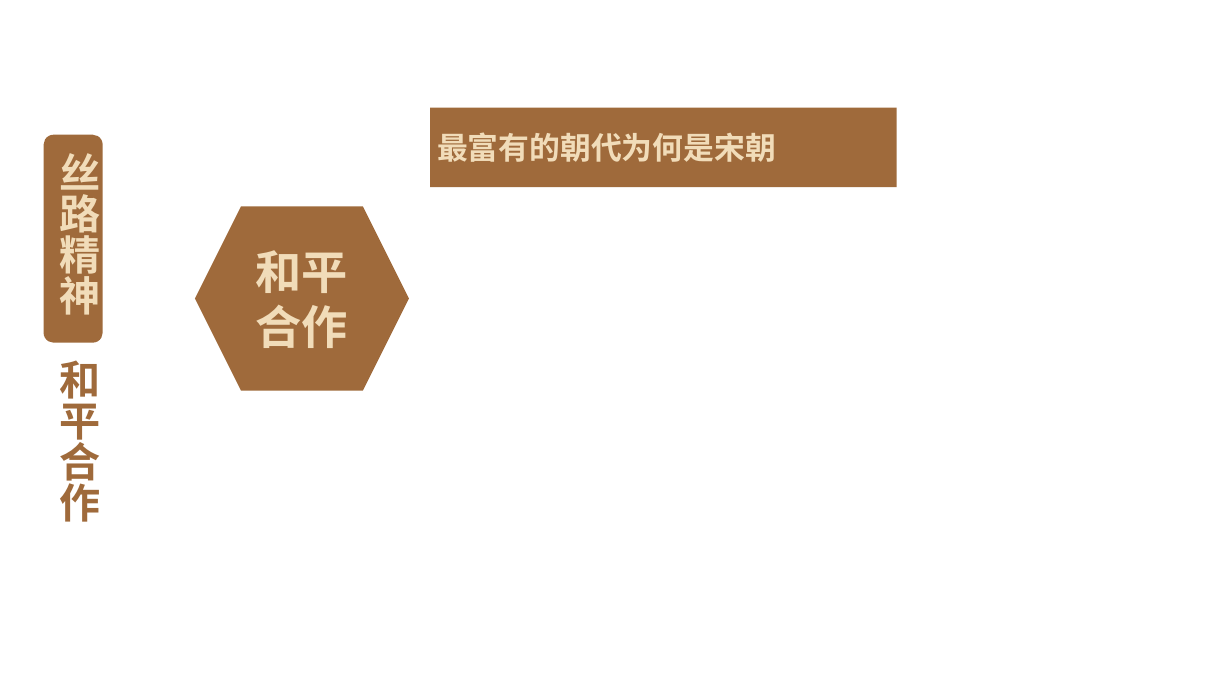
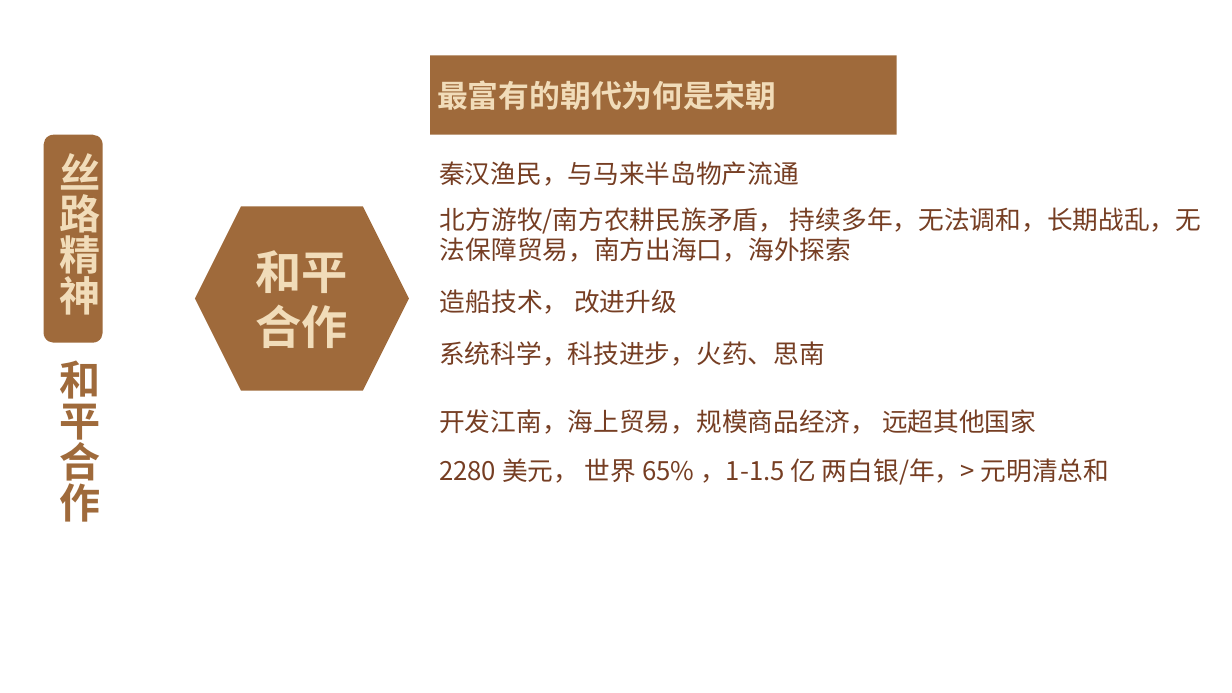
Before and after one commit to FredJiangFei/freetalk, a slide deck: slide 17 of 一带一路/一带一路 - 1.pptx (slide 22 before the commit). Drawn at 1232x693 pixels with LibreOffice and Linux fonts; fonts in the diff are those of the drawing; background and template pictures are left out. Boxes give left, top, right and bottom in pixels: in the first picture for what was removed or moved away, otherwise in the second. Text is boxed around its words. In the diff, an @@ line names an element or a change of style, - is before the commit and + after.

```diff
--- a/一带一路/一带一路 - 1.pptx
+++ b/一带一路/一带一路 - 1.pptx
@@ rectangle "最富有的朝代为何是宋朝": place and size @@
-rectangle "最富有的朝代为何是宋朝" at (431, 108, 897, 188)
+rectangle "最富有的朝代为何是宋朝" at (431, 55, 897, 135)
@@ text added at (439, 161, 799, 186), 20 pt, text #763E23 @@
+秦汉渔民，与马来半岛物产流通
@@ text added at (440, 207, 1201, 262), 20 pt, text #763E23 @@
+北方游牧/南方农耕民族矛盾， 持续多年，无法调和，长期战乱，无法保障贸易，南方出海口，海外探索
@@ text added at (440, 289, 677, 314), 20 pt, text #763E23 @@
+造船技术， 改进升级
@@ text added at (439, 341, 825, 366), 20 pt, text #763E23 @@
+系统科学，科技进步，火药、思南
@@ text added at (439, 409, 1036, 434), 20 pt, text #763E23 @@
+开发江南，海上贸易，规模商品经济， 远超其他国家
@@ text added at (439, 458, 1110, 485), 20 pt, text #763E23 @@
+2280 美元， 世界 65% ，1-1.5 亿 两白银/年，> 元明清总和
```
Also in this commit, not shown: 11 other slides changed, 3 slides added, 11 slides removed, 1 other file.
